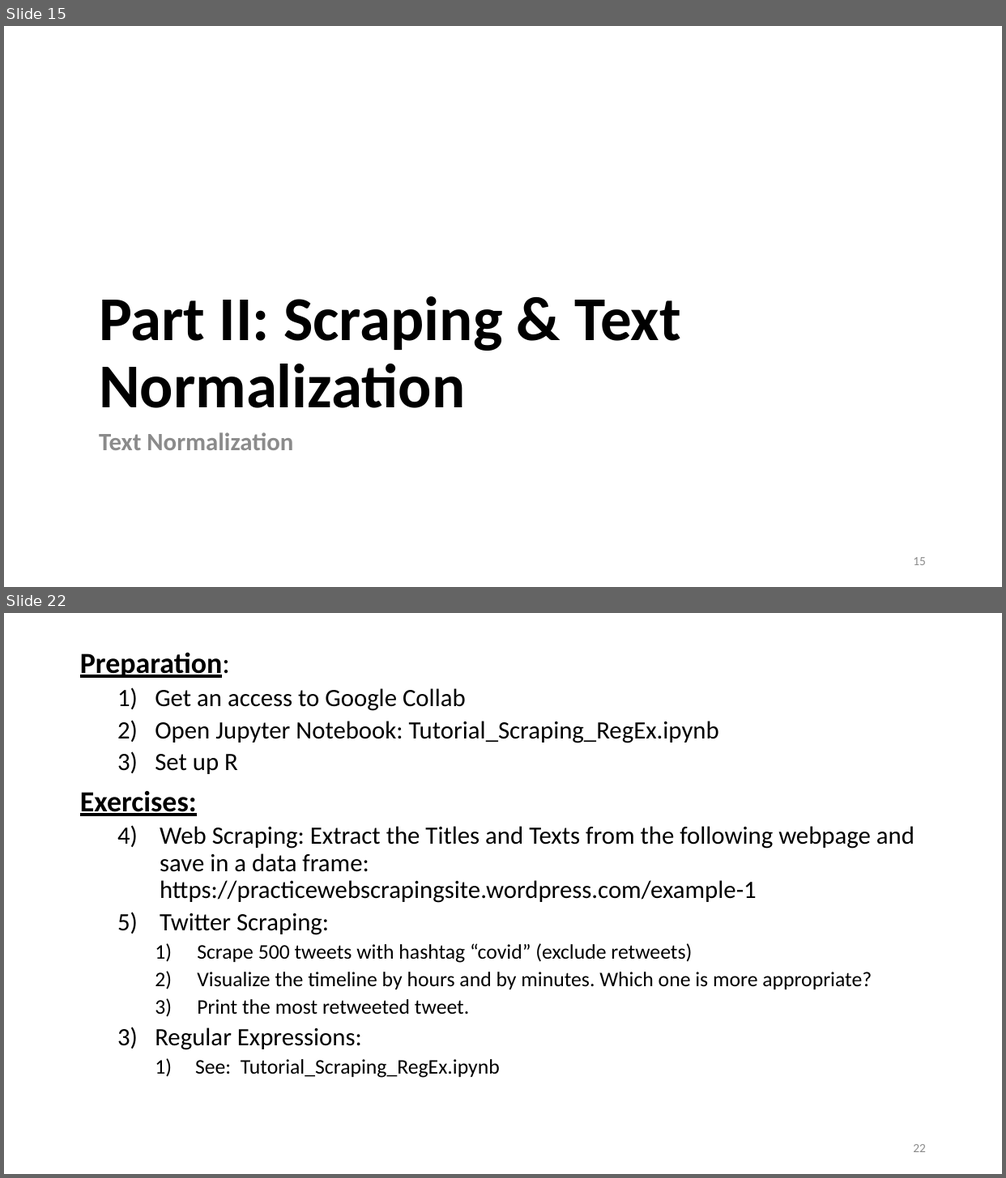
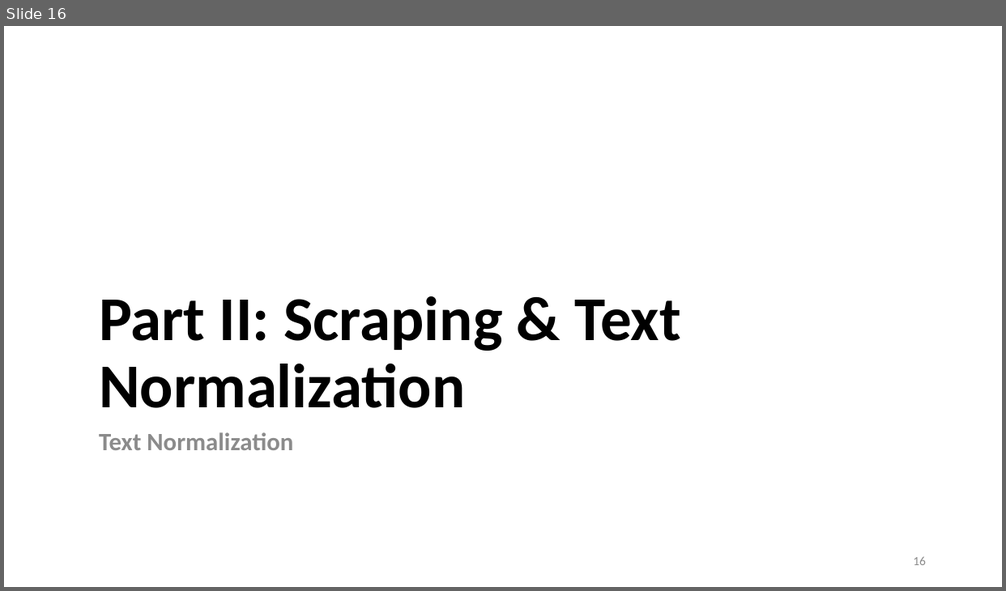
Before and after one commit to lisa-wm/consulting, a slide deck: 5_seminar/Contents_Part_02/slides/Präsentation_Teil2_Lisa.pptx. Shown one above the other, each under a label of ours: slides 15 and 22 before the commit, slide 16 after it; the slides between them are not shown. The pictures are 1006x1178 and 1006x591 pixels, drawn with LibreOffice and Linux fonts; fonts in the diff are those of the drawing. Boxes give left, top, right and bottom in pixels: in the first picture for what was removed or moved away, otherwise in the second. Text is boxed around its words. In the diff, an @@ line names an element or a change of style, - is before the commit and + after.

Commit message:
split exercises

```diff
--- a/5_seminar/Contents_Part_02/slides/Präsentation_Teil2_Lisa.pptx
+++ b/5_seminar/Contents_Part_02/slides/Präsentation_Teil2_Lisa.pptx
@@ slide 22 removed at [4, 613, 1002, 1174], background #FFFFFF @@
@@ text removed at [80, 652, 914, 1078] @@
-Preparation:
-  1) Get an access to Google Collab
-  2) Open Jupyter Notebook: Tutorial_Scraping_RegEx.ipynb
-  3) Set up R
-Exercises:
-  1) Web Scraping: Extract the Titles and Texts from the following webpage and save in a data frame: https://practicewebscrapingsite.wordpress.com/example-1
-  2) Twitter Scraping:
-    1) Scrape 500 tweets with hashtag “covid” (exclude retweets)
-    2) Visualize the timeline by hours and by minutes. Which one is more appropriate?
-    3) Print the most retweeted tweet.
-  3) Regular Expressions:
-    1) See: Tutorial_Scraping_RegEx.ipynb
@@ page number removed at [913, 1144, 926, 1152] @@
-22
@@ what was slide 15 is now slide 16 @@
@@ page number at [913, 557, 926, 565]: text changed @@
-15
+16
```
Also in this commit, not shown: 6 slides changed, 3 slides added, 1 other slide removed, 5 other files.
